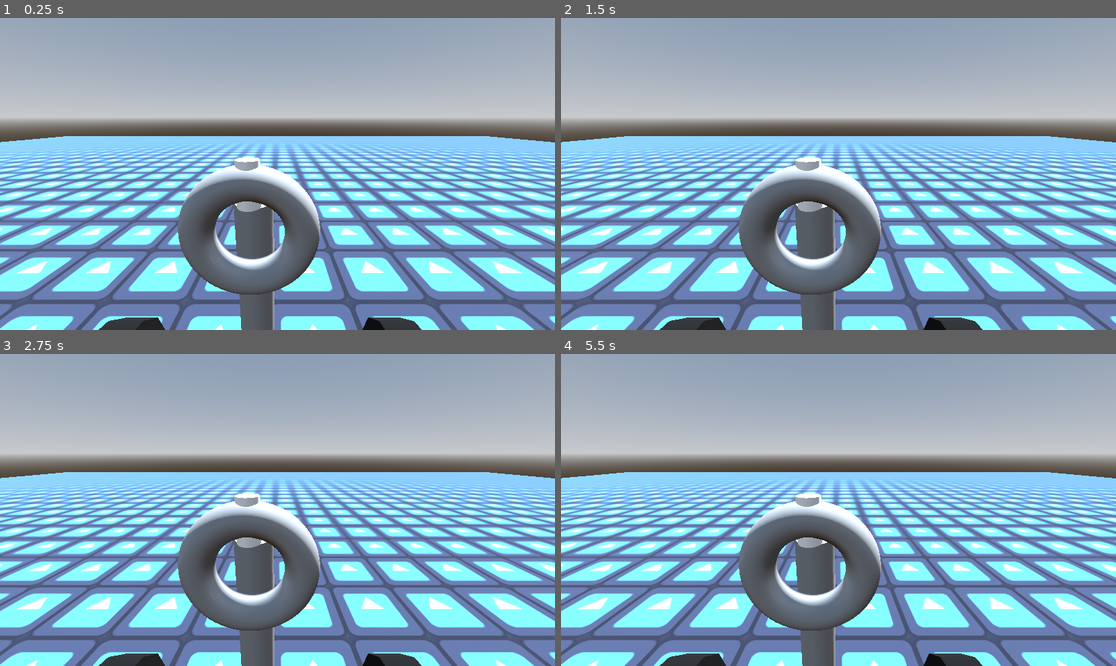
Above: before the commit, frames 1-4 (two rows, left to right).
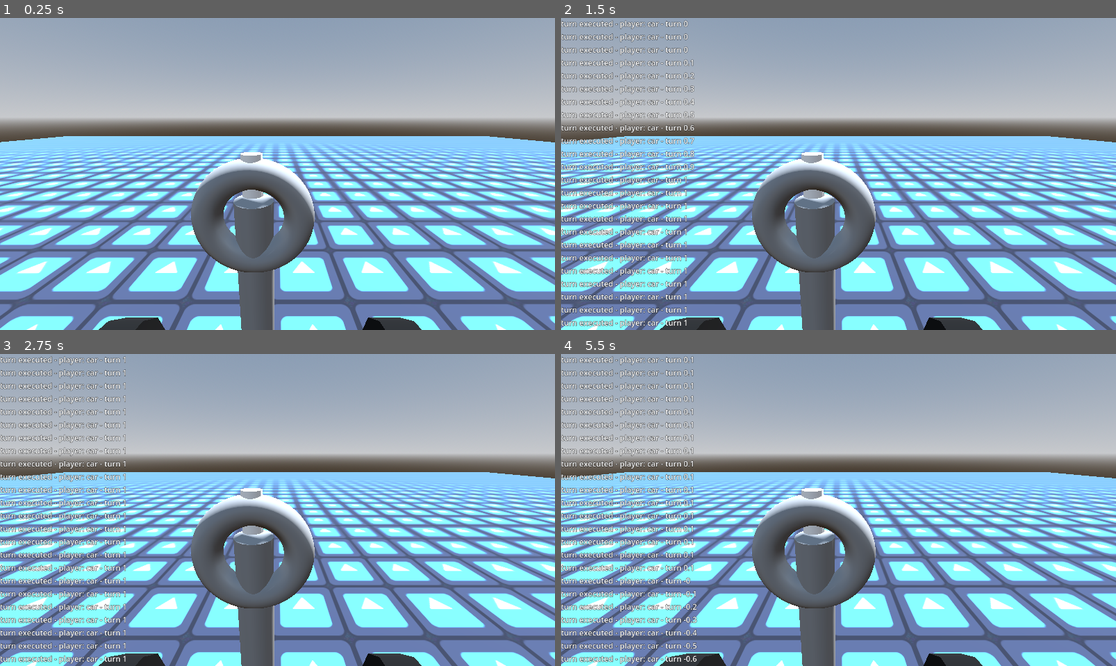
Above: after the commit, the same moments.

Repository: franciscoenriq/Panhales-en-Fuga
Game: Godot game, scene res://scenes/base-volante.tscn
Two runs of this game, one before a commit and one after it. Both use one fixed random seed, a clock stepped at 60 frames per second and the inputs below. This scene is started directly instead of the project's main scene. The engine's default icon, where the game draws it, is replaced by a stand-in: a white triangle on a blue panel in a dark square.
Inputs:
- Up to frame 1 (0.25 s): no input
- Up to frame 2 (1.5 s): tap Enter at 0.5 s; hold Right (turn_right) 0.53-1.28 s; hold C (clutch) 0.53-1.28 s; hold B (brake) from 1.28 s (still down); tap A (gas) at 1.35 s
- Up to frame 3 (2.75 s): release B (brake) at 2.03 s; hold Right (turn_right) from 2.03 s (still down); hold F (test) from 2.03 s (still down)
- Up to frame 4 (5.5 s): release F (test) at 2.78 s; tap C (clutch) at 2.85 s; tap Space at 3.5, 5 s; release Right (turn_right) at 3.53 s; hold A (gas) 3.53-4.28 s; hold Left (turn_left) 3.53-5.03 s; tap Enter at 4.25 s; tap F (test) at 4.35 s; hold B (brake) from 5.03 s (still down); hold C (clutch) from 5.03 s (still down)

The runs differ from the first frame. In frame 1, 5.6% of the frame differs, in the area x 32-58%, y 42-89%; in frame 2, 12%; in frame 3, 12%; in frame 4, 12%, in the area x 0-58%, y 0-100%.

Commit message:
volante pt 1

Diff:
--- a/scenes/base-volante.tscn
+++ b/scenes/base-volante.tscn
@@ -151,15 +151,17 @@
 shape = SubResource("CylinderShape3D_oao56")
 
 [node name="Volante" type="AnimatableBody3D" parent="car"]
-unique_name_in_owner = true
 transform = Transform3D(1, 0, 0, 0, 1, 0, 0, 0, 1, 0, 1.58409, 0)
 
 [node name="MeshInstance3D" type="MeshInstance3D" parent="car/Volante"]
-transform = Transform3D(0.3, 0, 0, 0, -1.31134e-08, -0.3, 0, 0.3, -1.31134e-08, 0, 1.38181, -0.801486)
-mesh = SubResource("TorusMesh_gt80a")
+unique_name_in_owner = true
+transform = Transform3D(0.3, 0, 0, 0, -1.31134e-08, -0.3, 0, 0.3, -1.31134e-08, 0, 1.38181, -0.933853)
+rotation_order = 1
+mesh = SubResource("TorusMesh_xvf4u")
 
 [node name="MeshInstance3D2" type="MeshInstance3D" parent="car/Volante/MeshInstance3D"]
-transform = Transform3D(0.333333, 0, 0, 0, -1.45705e-08, 0.333333, 0, -0.333333, -1.45705e-08, 0, -0.0218685, -0.728848)
+transform = Transform3D(-0.186879, 0, -0.27602, 0.27602, -1.45704e-08, -0.186879, -1.20652e-08, -0.333333, 8.16876e-09, 0, -0.0218685, -0.728848)
+rotation_order = 1
 material_override = SubResource("StandardMaterial3D_aqsfc")
 material_overlay = SubResource("StandardMaterial3D_7ia1w")
 mesh = SubResource("CylinderMesh_q2qod")
--- a/scenes/car.gd
+++ b/scenes/car.gd
@@ -2,13 +2,15 @@
 
 var isTurningLeft
 var isTurningRight
-@onready var volante = %Volante
-var turningRate = 0.3
+@onready var volante = %MeshInstance3D
+var turningRate = 0.2
+var forceFeedback = 0.1
+var wheelRotationValue
 
 func _ready() -> void:
 	isTurningLeft = false
 	isTurningRight = false
-
+	wheelRotationValue = 0
 func _process(delta):
 
 	if Input.is_action_pressed("turn_left"):
@@ -21,5 +23,16 @@
 		isTurningLeft = false
 		isTurningRight = false
 
-	if not isTurningLeft && not isTurningRight:
-		pass
+	if not isTurningLeft && not isTurningRight && wheelRotationValue!=0:
+		if wheelRotationValue>0:
+			wheelRotationValue-=forceFeedback
+		if wheelRotationValue<0:
+			wheelRotationValue+=forceFeedback
+
+	if isTurningLeft && wheelRotationValue -turningRate >-1.0001:
+		wheelRotationValue-=turningRate
+
+	if isTurningRight && wheelRotationValue + turningRate<1.0001:
+		wheelRotationValue+=turningRate
+
+	GameController.turn(name,wheelRotationValue)
--- a/scripts/game_controller.gd
+++ b/scripts/game_controller.gd
@@ -3,7 +3,7 @@
 var brakePressure
 var accPressure
 var clutchPressure
-
+var turnValue
 
 @rpc("any_peer")
 func test(player_role):
@@ -38,13 +38,7 @@
 		Debug.dprint("brake pressed- player: "+  player_role + " - pressure: " + str(pressure), 1)
 
 @rpc("any_peer")
-func turn_left(player_role, degree):
-	# esta funcion printea grado de giro a la izquierda del volante los otros jugadores
-	# (que es lo que queremos para la demo 1)
-	Debug.dprint("giro a la izquiera- player: "+  player_role + " - degree: " + str(degree), 30)
-
-@rpc("any_peer")
-func turn_right(player_role, degree):
-	# esta funcion printea grado de giro a la derecha del volante los otros jugadores
-	# (que es lo que queremos para la demo 1)
-	Debug.dprint("giro a la derecha- player: "+  player_role + " - degree: " + str(degree), 30)
+func turn(player_role,value):
+	turnValue = value
+	if turnValue!=0:
+		Debug.dprint("turn executed - player: " + player_role + " - turn " + str(value) , 1)
Not shown: 1 places in scenes/base-volante.tscn that only renumber resources
